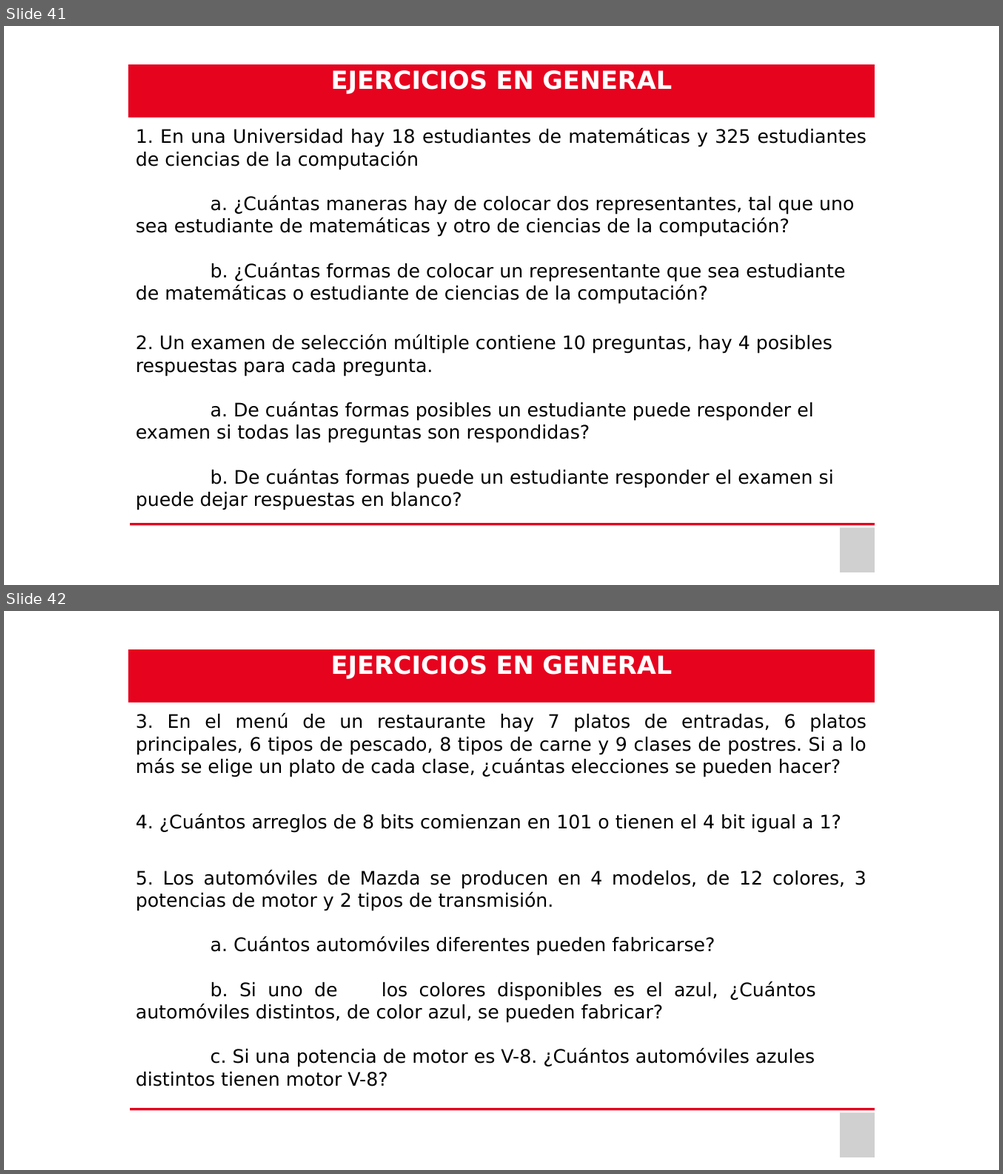
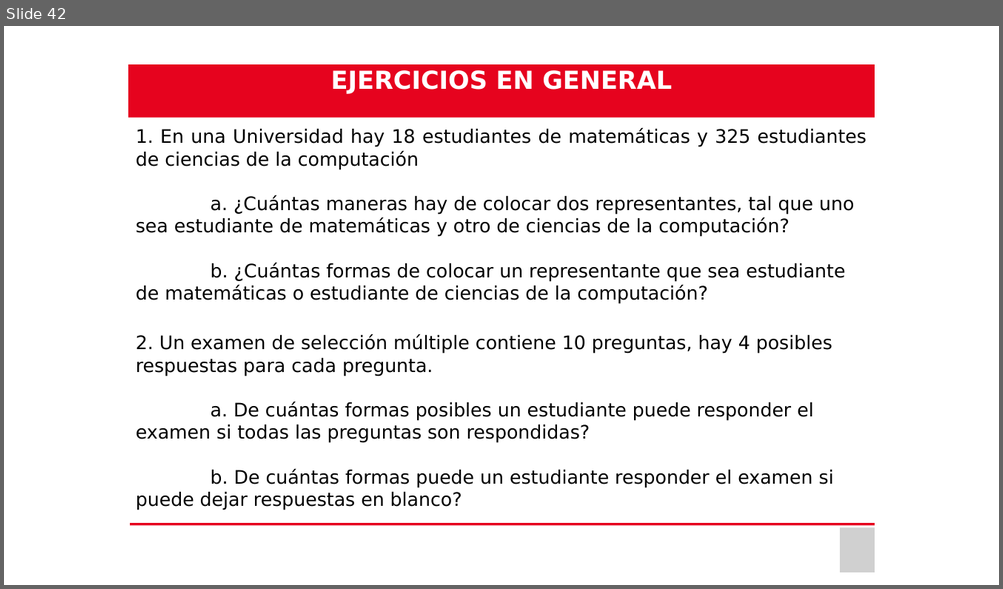
Before and after one commit to ElVers0/Automovil, a slide deck: Clase 1.pptx. Shown one above the other, each under a label of ours: slides 41 and 42 before the commit, slide 42 after it. The pictures are 1003x1174 and 1003x589 pixels, drawn with LibreOffice and Linux fonts; fonts in the diff are those of the drawing; grey boxes stand for pictures. Boxes give left, top, right and bottom in pixels: in the first picture for what was removed or moved away, otherwise in the second. Text is boxed around its words. In the diff, an @@ line names an element or a change of style, - is before the commit and + after.

```diff
--- a/Clase 1.pptx
+++ b/Clase 1.pptx
@@ slide 42 removed at (4,611,999,1170), background #FFFFFF @@
@@ freeform shape removed at (128,649,875,703) @@
-EJERCICIOS EN GENERAL
@@ text removed at (136,713,866,777) @@
-3. En el menú de un restaurante hay 7 platos de entradas, 6 platos principales, 6 tipos de pescado, 8 tipos de carne y 9 clases de postres. Si a lo más se elige un plato de cada clase, ¿cuántas elecciones se pueden hacer?
@@ text removed at (136,814,841,833) @@
-4. ¿Cuántos arreglos de 8 bits comienzan en 101 o tienen el 4 bit igual a 1?
@@ text removed at (136,870,866,1087) @@
-5. Los automóviles de Mazda se producen en 4 modelos, de 12 colores, 3 potencias de motor y 2 tipos de transmisión.
-a. Cuántos automóviles diferentes pueden fabricarse?
-b. Si uno de los colores disponibles es el azul, ¿Cuántos automóviles distintos, de color azul, se pueden fabricar?
-c. Si una potencia de motor es V-8. ¿Cuántos automóviles azules distintos tienen motor V-8?
@@ freeform shape removed at (128,1105,875,1111) @@
@@ picture removed at (839,1113,875,1158) @@
@@ what was slide 41 is now slide 42 @@
```
Also in this commit, not shown: 1 slide added, 1 other slide removed, 1 other file.
